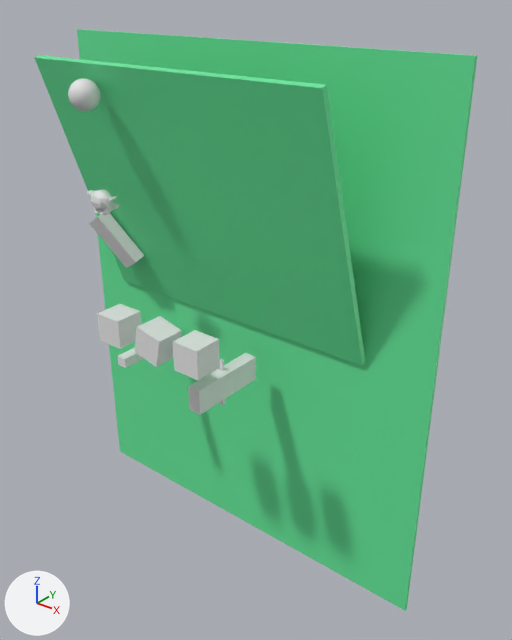
Two versions of the glTF model assets/game.glb, one commit apart.
Rendered twice from a camera (50 mm lens) standing at (30.8, -36.3, 23.2) and looking at (2.7, -1.2, 1.4). Every picture has the same lights, and +X, +Y and +Z are marked at lower left.

The older version as bpy lines, for what is in view:
```python
me_cube = bpy.data.meshes.new('Cube')
me_cube.from_pydata(...)  # a box spanning x -1.0..1.0, y -1.0..1.0, z -1.0..1.0
me_cube.materials.append(mat_cube)  # green #65e79a
me_cube_001 = bpy.data.meshes.new('Cube.001')
me_cube_001.from_pydata(...)  # a box spanning x -1.0..1.0, y -1.0..1.0, z -1.0..1.0
ob_ground = bpy.data.objects.new('ground', me_cube)
ob_ground.location = (-0.24, 0.73, -0.02)
ob_ground.scale = (15.8, 0.13, 19.5)
ob_ground_001 = bpy.data.objects.new('ground.001', me_cube)
ob_ground_001.location = (-1.1, -2.55, 9.07)
ob_ground_001.rotation_euler = (0.321, 0.0, 0.0)  # degrees (18, 0, 0)
ob_ground_001.scale = (11.7, 0.2, 9.67)
ob_hinge_body_001 = bpy.data.objects.new('hinge_body.001', me_cube_001)
ob_hinge_body_001.location = (-10.5, -2.0, 4.68)
ob_hinge_body_001.rotation_euler = (0.418, -0.525, -0.219)  # degrees (24, -30, -13)
ob_hinge_body_001.scale = (0.931, 0.491, 2.24)
ob_pole_1_003 = bpy.data.objects.new('pole_1.003', me_cube_001)
ob_pole_1_003.location = (3.92, -8.52, 2.13)
ob_pole_1_003.rotation_euler = (3.142, 0.0, 0.0)  # degrees (180, 0, 0)
# also in view: 'pole_1.002' at (0.6, -8.6, 2.0); 'pole_1.001' at (-2.9, -8.7, 2.1); 'hinge_body' at (2.2, -4.2, -2.5); 'player' at (-7.0, -6.5, 16.3)
```
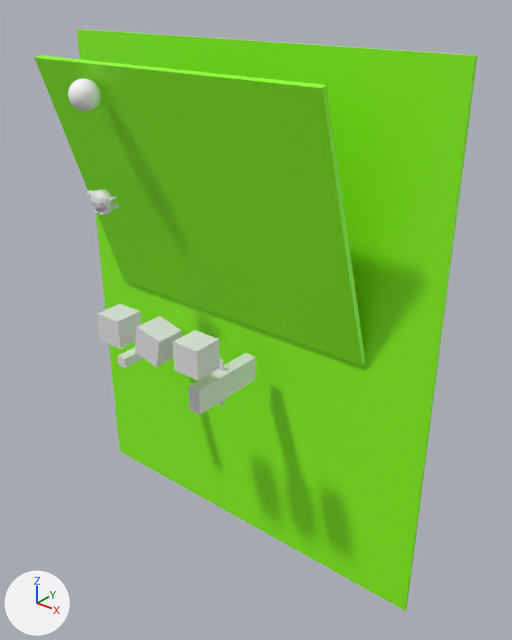
Changed parts and their boxes [x1, y1, x2, y2] in the pictures (512 x 640 px):
'ground', recoloured
    both: [77, 29, 478, 610]
'ground.001', recoloured
    both: [34, 55, 365, 365]
'hinge_body.001', deleted
    before: [89, 213, 144, 268]

The change, as a diff of the scene's bpy script:
```diff
--- a/assets/game.glb.py
+++ b/assets/game.glb.py
@@ mat_material @@
+mat_material = principled_material('Material')
+mat_material.base_color = (0.262, 1.0, 0.00736)  # green #8cff15
@@ me_cube @@
 me_cube.from_pydata(...)  # 8 vertices, 12 faces; spans x -1.0..1.0, y -1.0..1.0, z -1.0..1.0
-me_cube.materials.append(mat_cube)  # green #65e79a
+me_cube.materials.append(mat_material)  # green #8cff15
@@ ob_hinge_body_001 @@
-ob_hinge_body_001 = bpy.data.objects.new('hinge_body.001', me_cube_001)
-ob_hinge_body_001.location = (-10.5, -2.0, 4.68)
-ob_hinge_body_001.rotation_euler = (0.418, -0.525, -0.219)  # degrees (24, -30, -13)
-ob_hinge_body_001.scale = (0.931, 0.491, 2.24)
```
